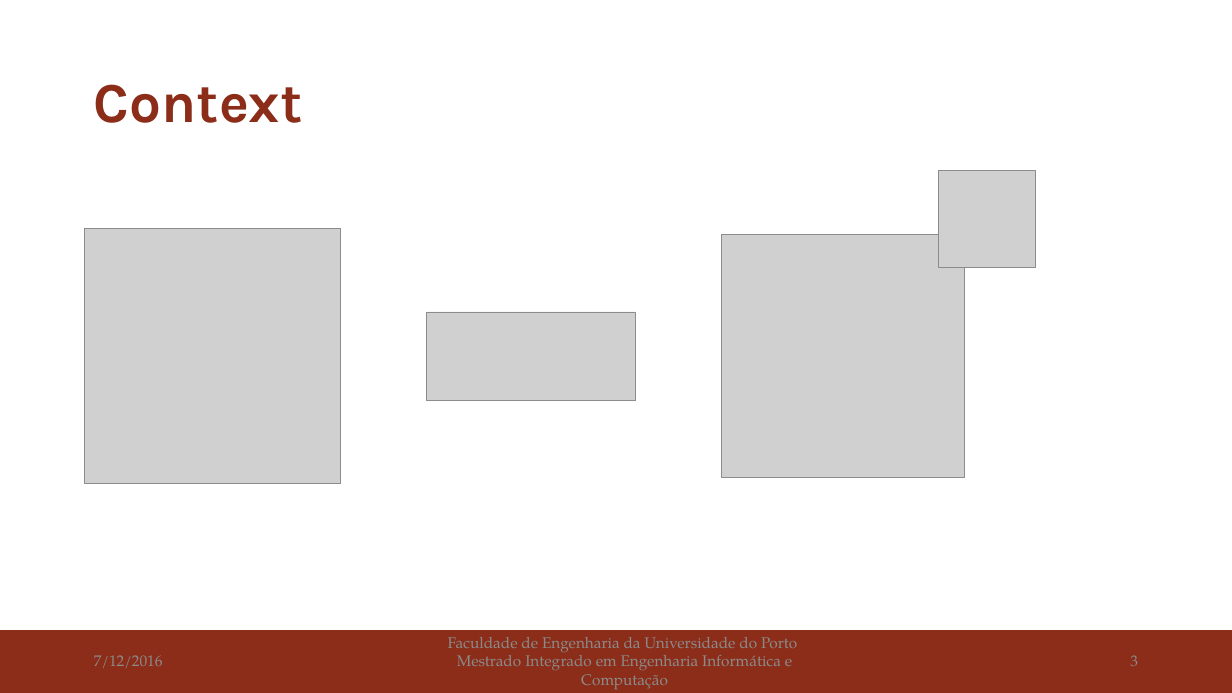
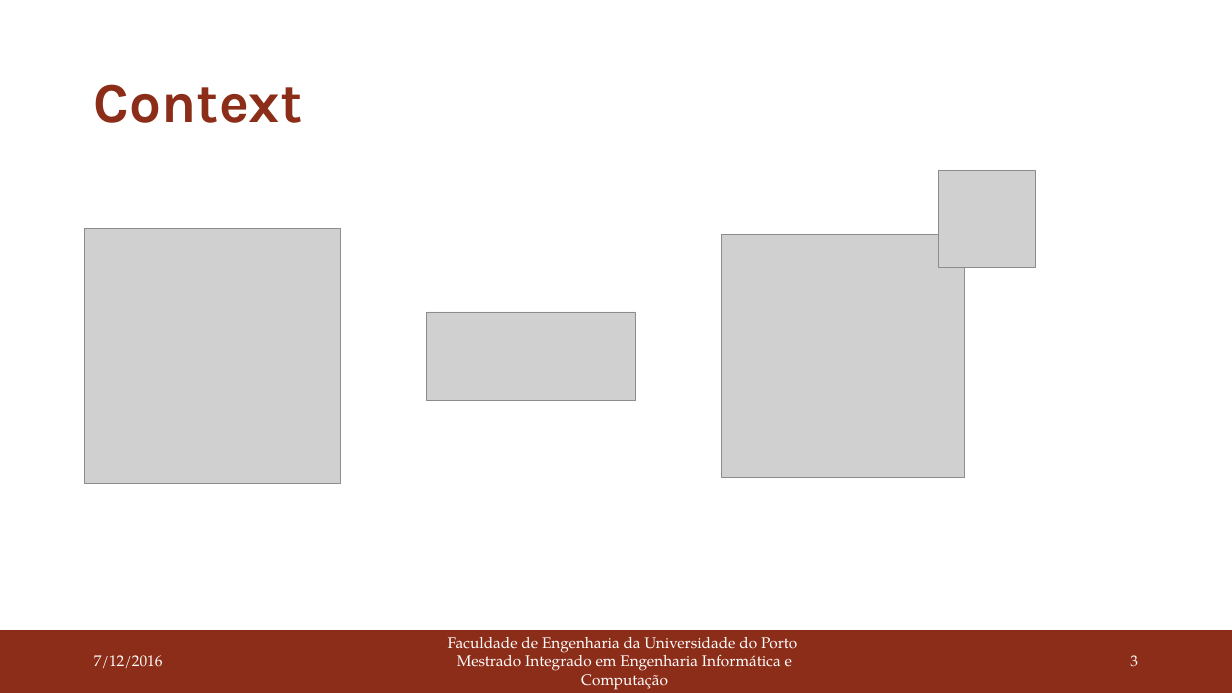
Before and after one commit to joaoBordalo/FEUP-Dissertation, a slide deck: slide 3 of deliverables/PDIS/second delivery/Autotuning Parallel Application in Heterogeneous Systems.pptx. Drawn at 1232x693 pixels with LibreOffice and Linux fonts; fonts in the diff are those of the drawing; grey boxes stand for pictures. Boxes give left, top, right and bottom in pixels: in the first picture for what was removed or moved away, otherwise in the second. Text is boxed around its words. In the diff, an @@ line names an element or a change of style, - is before the commit and + after.

```diff
--- a/deliverables/PDIS/second delivery/Autotuning Parallel Application in Heterogeneous Systems.pptx
+++ b/deliverables/PDIS/second delivery/Autotuning Parallel Application in Heterogeneous Systems.pptx
@@ text "7/12/2016" at <box>94,655,163,668</box>: text colour #8C8C8C to #FFFFFF @@
@@ text "Faculdade de Engenharia da Universidade ..." at <box>448,637,797,690</box>: text colour #8C8C8C to #FFFFFF; text colour #898989 to #FFFFFF in "Integrado" @@
@@ page number at <box>1130,655,1138,667</box>: text colour #8C8C8C to #FFFFFF @@
```
Also in this commit, not shown: 7 other slides changed, 8 slides added, 3 other files.
